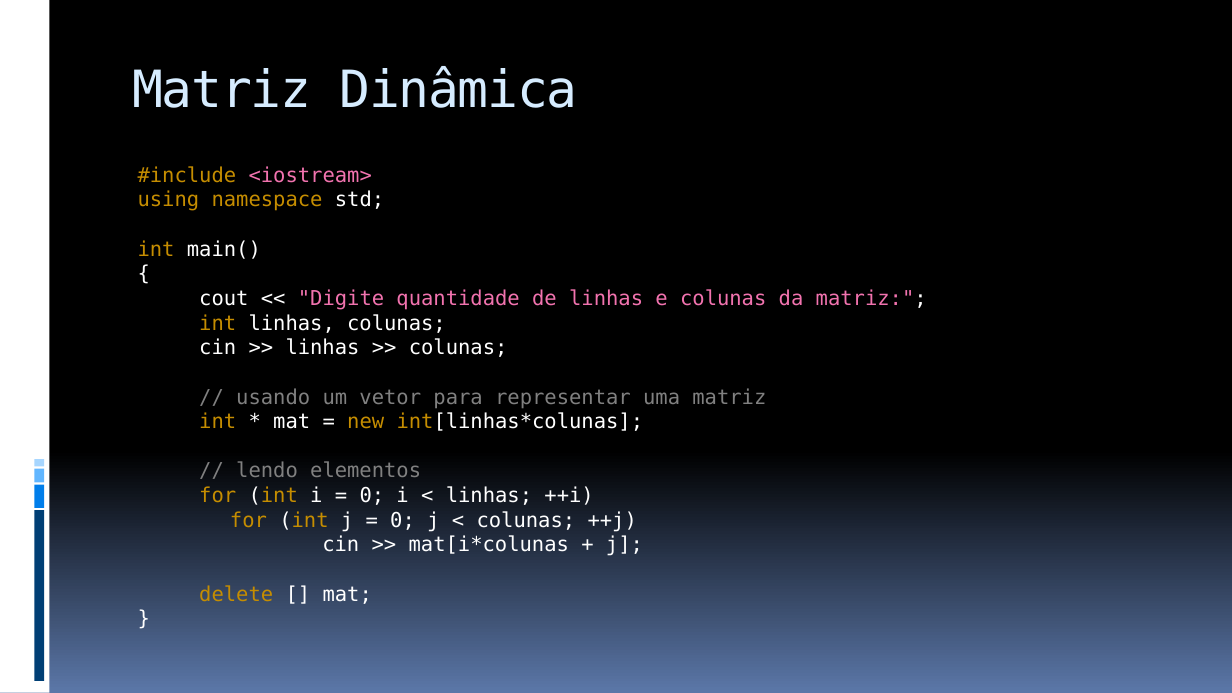
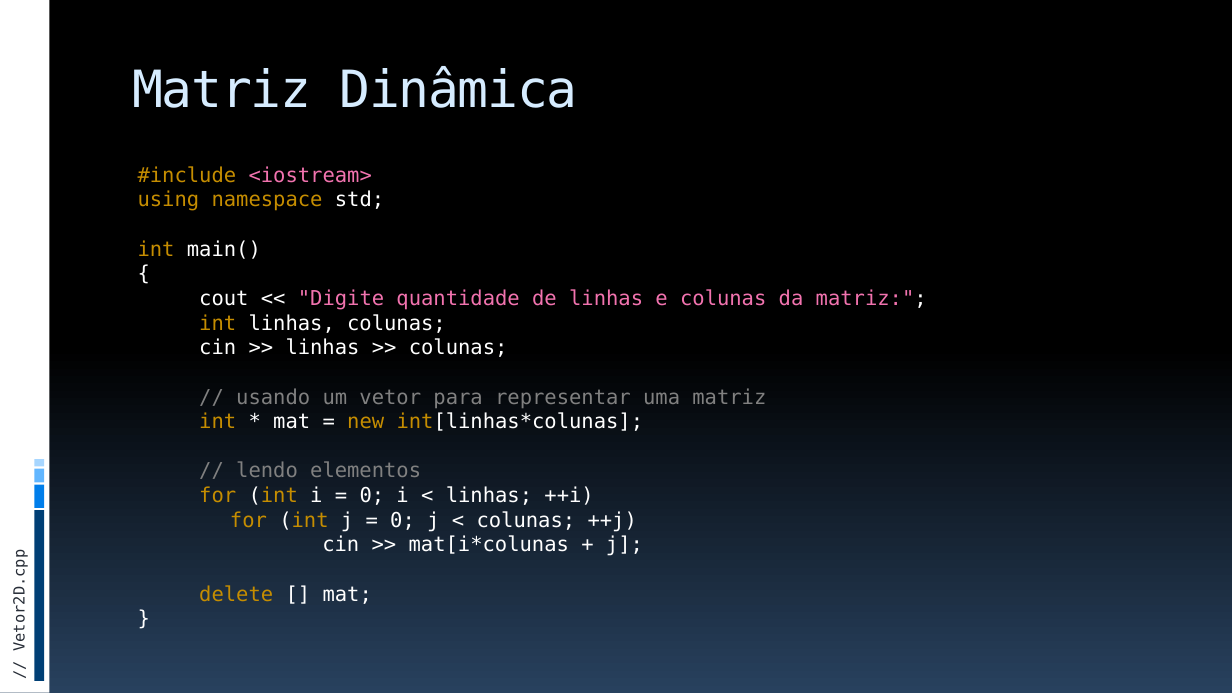
Before and after one commit to JudsonSS/ProgComp, a slide deck: slide 21 of Slides/19. Aplicações dos Laços de Repetição.pptx. Drawn at 1232x693 pixels with LibreOffice and Linux fonts; fonts in the diff are those of the drawing. Boxes give left, top, right and bottom in pixels: in the first picture for what was removed or moved away, otherwise in the second. Text is boxed around its words. In the diff, an @@ line names an element or a change of style, - is before the commit and + after.

```diff
--- a/Slides/19. Aplicações dos Laços de Repetição.pptx
+++ b/Slides/19. Aplicações dos Laços de Repetição.pptx
@@ background gradient #000000 to #5B77A8 to gradient #000000 to #28415E @@
@@ text added at (10,560,28,649), 12 pt, text #272D38 @@
+// Vetor2D.cpp
```
Also in this commit, not shown: 23 other slides changed, 1 slide added, 7 other files.
